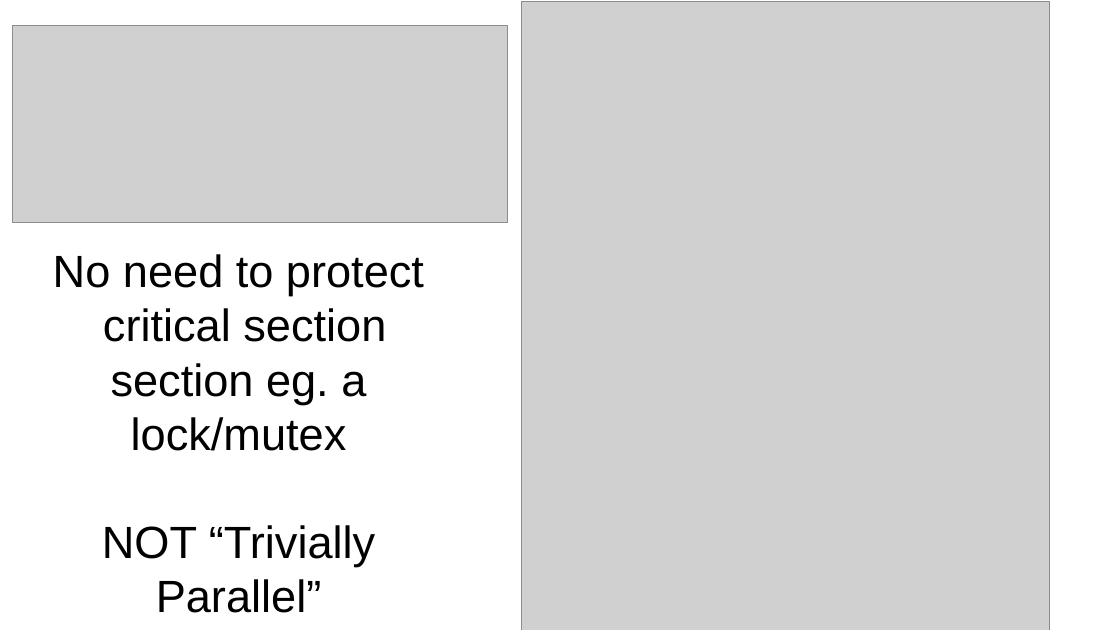
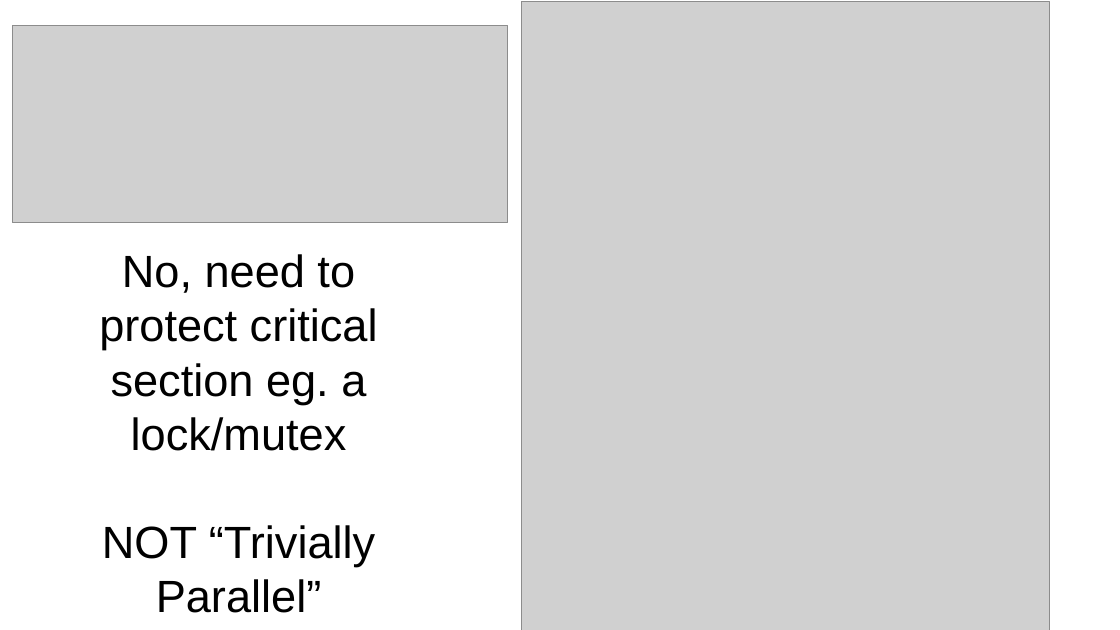
Before and after one commit to jappavoo/cudasudawuda, a slide deck: slide 26 of content/part1/disc0/slides.odp. Drawn at 1120x630 pixels with LibreOffice and Linux fonts; fonts in the diff are those of the drawing; grey boxes stand for pictures. Boxes give left, top, right and bottom in pixels: in the first picture for what was removed or moved away, otherwise in the second. Text is boxed around its words. In the diff, an @@ line names an element or a change of style, - is before the commit and + after.

Commit message:
minor typo fixes

```diff
--- a/content/part1/disc0/slides.odp
+++ b/content/part1/disc0/slides.odp
@@ text at (99,254,378,451): text changed @@
-No need to protect critical section section eg. a lock/mutex
+No, need to protect critical section eg. a lock/mutex
```
Also in this commit, not shown: 1 other slide changed.
